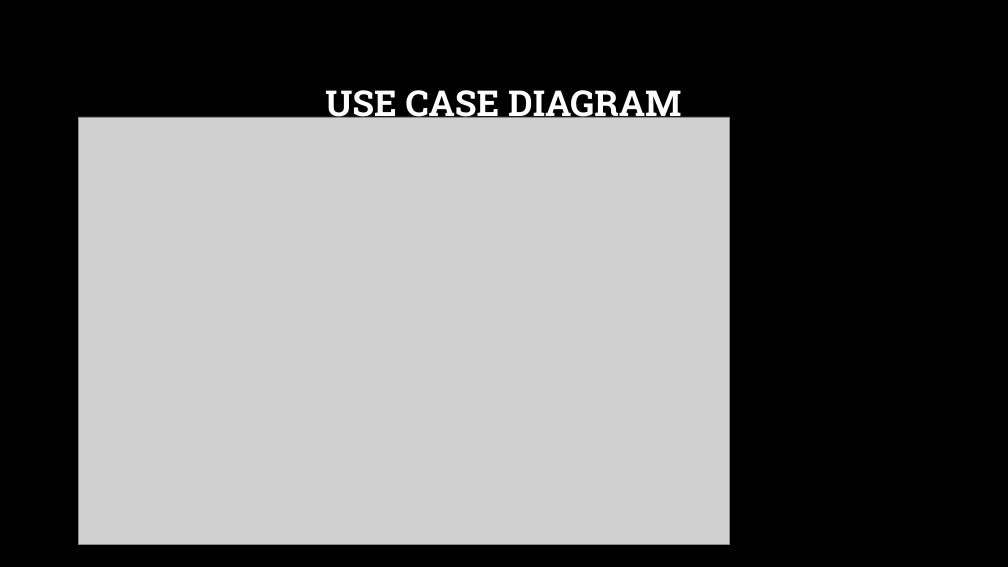
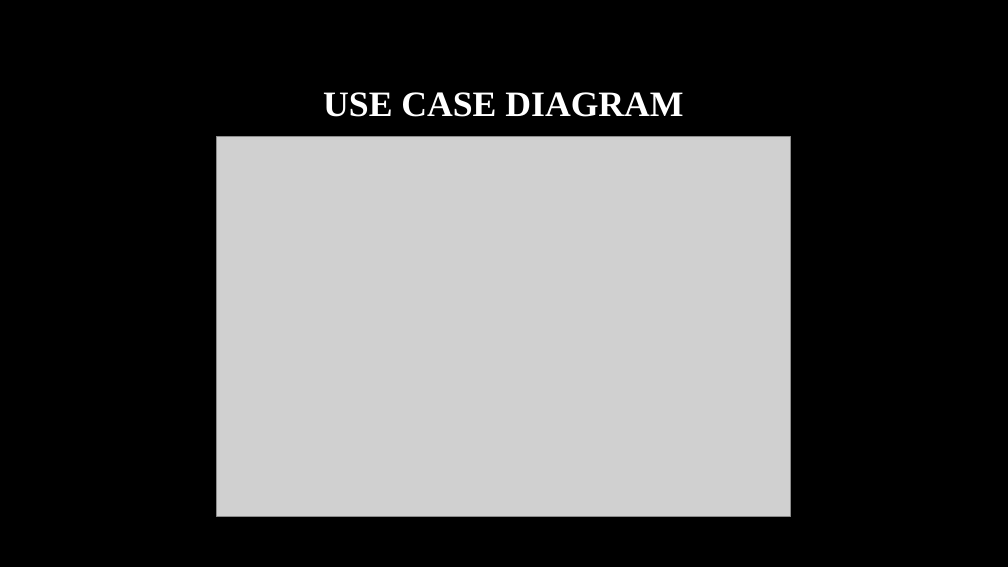
Before and after one commit to Dibya-Bharat/Major_project, a slide deck: slide 7 of Report/Tourism Recommendation Application.pptx. Drawn at 1008x567 pixels with LibreOffice and Linux fonts; fonts in the diff are those of the drawing; grey boxes stand for pictures; background and template pictures are left out. Boxes give left, top, right and bottom in pixels: in the first picture for what was removed or moved away, otherwise in the second. Text is boxed around its words. In the diff, an @@ line names an element or a change of style, - is before the commit and + after.

```diff
--- a/Report/Tourism Recommendation Application.pptx
+++ b/Report/Tourism Recommendation Application.pptx
@@ title "USE CASE DIAGRAM" at [323, 92, 683, 117]: font Roboto Slab to Times New Roman @@
@@ picture: place and size @@
-picture at [79, 117, 729, 544]
+picture at [217, 136, 791, 516]
```
Also in this commit, not shown: 11 other slides changed, 3 slides added, 3 slides removed.
